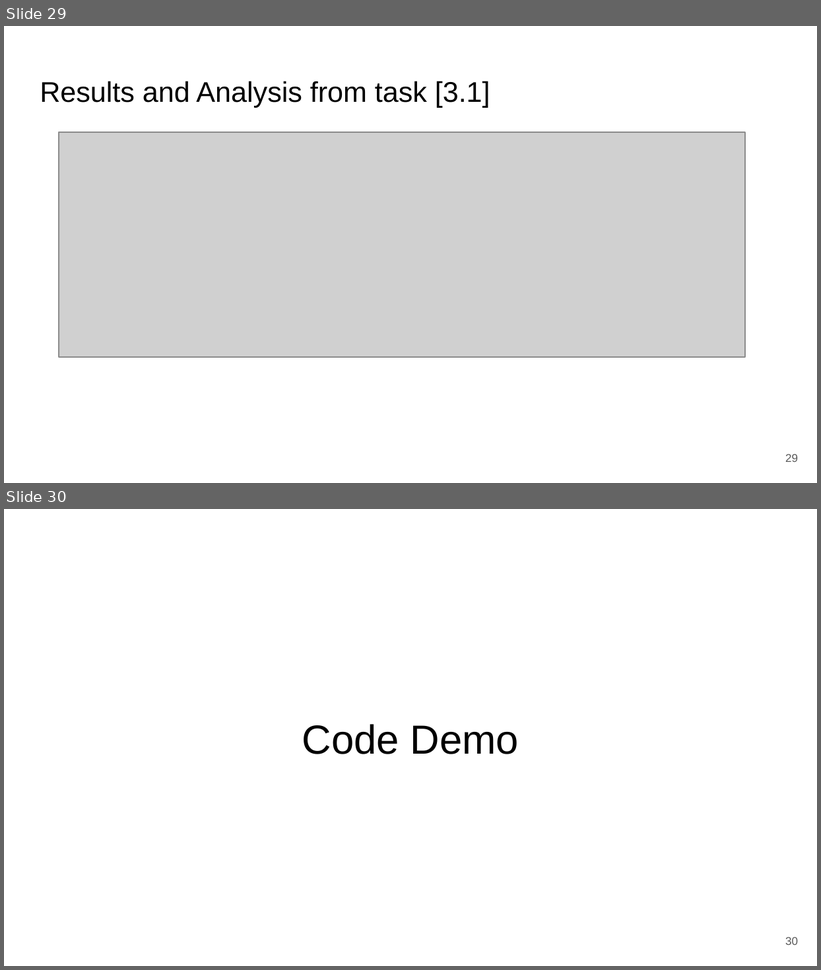
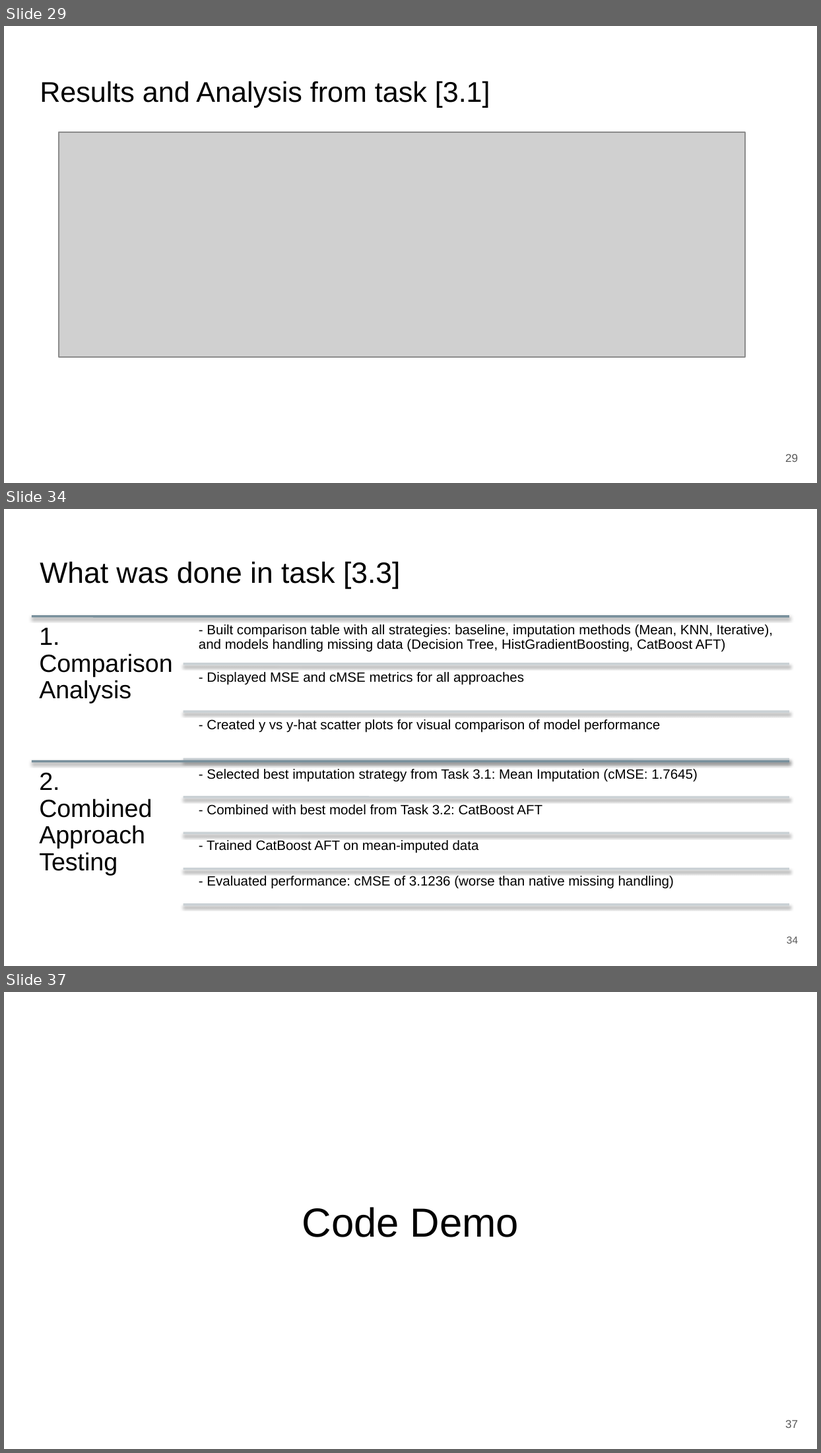
Before and after one commit to zepedrocosta/AA-Projeto2, a slide deck: Slides.pptx. Shown one above the other, each under a label of ours: slides 29 and 30 before the commit, slides 29, 34 and 37 after it; the slides between them are not shown. The pictures are 821x970 and 821x1453 pixels, drawn with LibreOffice and Linux fonts; fonts in the diff are those of the drawing; grey boxes stand for pictures. Boxes give left, top, right and bottom in pixels: in the first picture for what was removed or moved away, otherwise in the second. Text is boxed around its words. In the diff, an @@ line names an element or a change of style, - is before the commit and + after.

Commit message:
task 3.3 documentation

```diff
--- a/Slides.pptx
+++ b/Slides.pptx
@@ slide 34 added at bbox=[4, 509, 817, 966], background #FFFFFF @@
@@ title added at bbox=[40, 561, 400, 590], 26 pt, text #000000 @@
+What was done in task [3.3]
@@ group added at bbox=[32, 617, 789, 905]: 9 lines, 9 texts @@
+1. Comparison Analysis
+- Built comparison table with all strategies: baseline, imputation methods (Mean, KNN, Iterative), and models handling missing data (Decision Tree, HistGradientBoosting, CatBoost AFT)
+- Displayed MSE and cMSE metrics for all approaches
+- Created y vs y-hat scatter plots for visual comparison of model performance
+2. Combined Approach Testing
+- Selected best imputation strategy from Task 3.1: Mean Imputation (cMSE: 1.7645)
+- Combined with best model from Task 3.2: CatBoost AFT
+- Trained CatBoost AFT on mean-imputed data
+- Evaluated performance: cMSE of 3.1236 (worse than native missing handling)
@@ page number added at bbox=[787, 937, 798, 944], 9 pt, text #595959 @@
+34
@@ what was slide 30 is now slide 37 @@
@@ page number at bbox=[785, 1420, 798, 1428]: text changed @@
-30
+37
```
Also in this commit, not shown: 6 other slides added, 1 other file.
